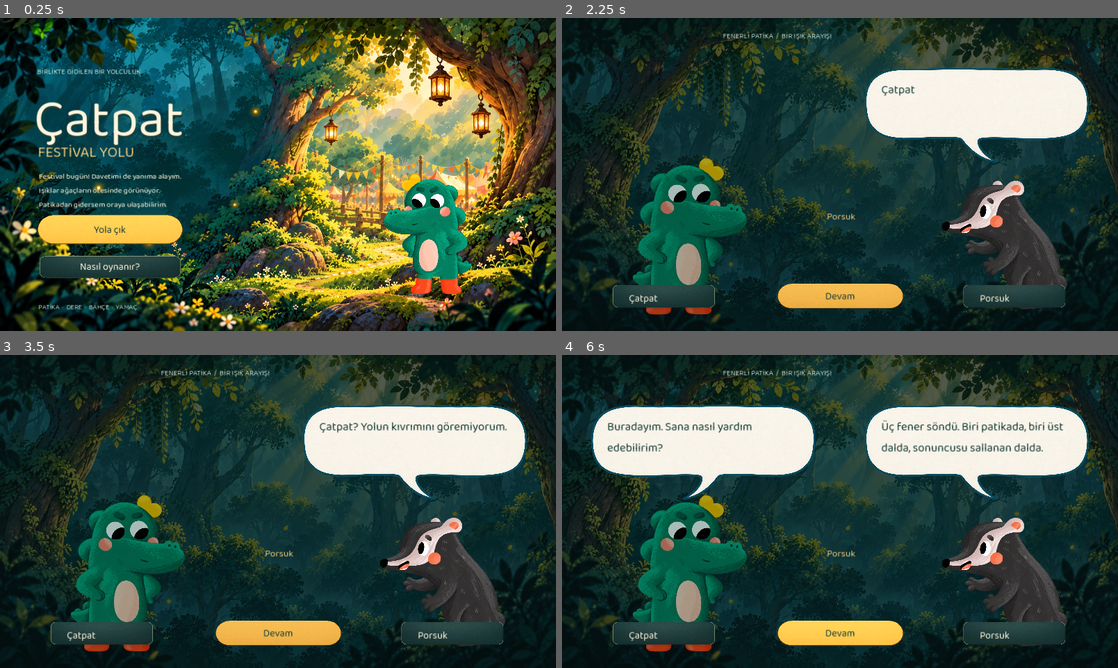
Above: before the commit, frames 1-4 (two rows, left to right).
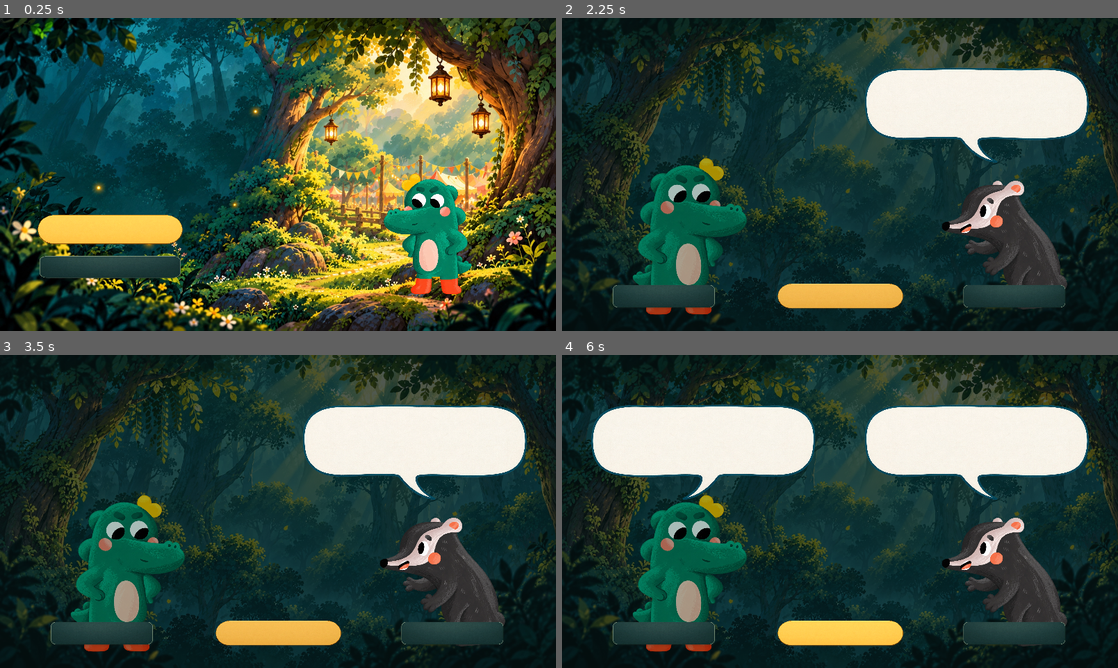
Above: after the commit, the same moments.

Repository: rizaaltun/catpat-godot
Game: Godot game, scene res://scenes/polish_v3.tscn
The game is run twice, just before and just after one commit, with the same random seed, the same clock (stepped at 60 frames per second) and the same inputs.
Inputs (mouse positions are in pixels of both pictures, inside the frame that each line leads up to):
- Up to frame 1 (0.25 s): no input
- Up to frame 2 (2.25 s): click "Nasıl oynanır?" at 0.5 s; click "Anladım" at 1.25 s; click "Yola çık" at 2 s
- Up to frame 3 (3.5 s): click "Ⅱ" at 2.75 s
- Up to frame 4 (6 s): click "Devam" at 3.5 s; tap Enter (ui_accept) at 4.25, 5 s; move the mouse to (962, 495) at 4.27 s; hold D (right) 4.28-5 s; hold Space (jump) 4.28-5 s; click (962, 495) at 4.42 s; drag from (728, 527) to (812, 574) at 5.02 s; move the mouse to (895, 442) at 5.77 s; hold A (left) from 5.78 s (still down); hold Space (jump) from 5.78 s (still down); tap R at 5.85 s

The runs differ from the first frame. In frame 1, 2.7% of the frame differs, in the area x 6-33%, y 16-94%; in frame 2, 0.5%; in frame 3, 0.9%; in frame 4, 1.8%.

Commit message:
docs: refresh project status and learning profile

Diff:
--- a/scripts/polish_ui.gd
+++ b/scripts/polish_ui.gd
@@ -1,7 +1,8 @@
 extends RefCounted
 const BASE = "res://assets/polish-v3/"
-static func font() -> FontFile:
-	return load("res://assets/fonts/Baloo2.ttf")
+static func font() -> FontVariation:
+	var f=FontVariation.new();f.base_font=load("res://assets/fonts/Fredoka.ttf");f.fallbacks=[load("res://assets/fonts/Baloo2.ttf")];f.variation_opentype={2003265652:450.0}
+	return f
 static func texture(path: String, rect: Rect2, parent: Node) -> TextureRect:
 	var t = TextureRect.new()
 	t.texture = load(path)
--- a/scripts/polish_world.gd
+++ b/scripts/polish_world.gd
@@ -128,6 +128,8 @@
 	UI.texture("res://assets/chapter-v5/menu.webp",Rect2(0,0,1280,720),screen)
 	UI.label("BİRLİKTE GİDİLEN BİR YOLCULUK",Rect2(85,110,520,35),17,screen,Color("b6dfcf"))
 	var title=UI.label("Çatpat",Rect2(78,140,590,145),120,screen)
+	var display_font=UI.font();display_font.variation_opentype={2003265652:650.0}
+	title.add_theme_font_override("font",display_font)
 	title.add_theme_color_override("font_shadow_color",Color("173d38"));title.add_theme_constant_override("shadow_offset_y",5)
 	UI.label("FESTİVAL YOLU",Rect2(87,282,510,55),34,screen,Color("efc97b"))
 	UI.label("Festival bugün! Davetimi de yanıma alayım.\nIşıklar ağaçların ötesinde görünüyor.\nPatikadan gidersem oraya ulaşabilirim.",Rect2(89,350,465,92),18,screen)
--- a/tests/startup_regression.gd
+++ b/tests/startup_regression.gd
@@ -8,7 +8,6 @@
 
 func _run():
 	var font = UI.font()
-	_check(font is FontFile and font.get_string_size("Çatpat İı Şş Ğğ Çç Öö Üü").x > 0.0, "shared font renders Turkish game text without variation wrappers")
 	for codepoint in [0x00C7, 0x011E, 0x0130, 0x00D6, 0x015E, 0x00DC, 0x00E7, 0x011F, 0x0131, 0x00F6, 0x015F, 0x00FC]:
 		_check(font.has_char(codepoint), "Turkish glyph %s is available" % String.chr(codepoint))
 
Not shown, changed: README.md
Not shown, changed: docs/DEVAM-NOTU.md
Not shown, added: production/GAME_PROFILE.md
